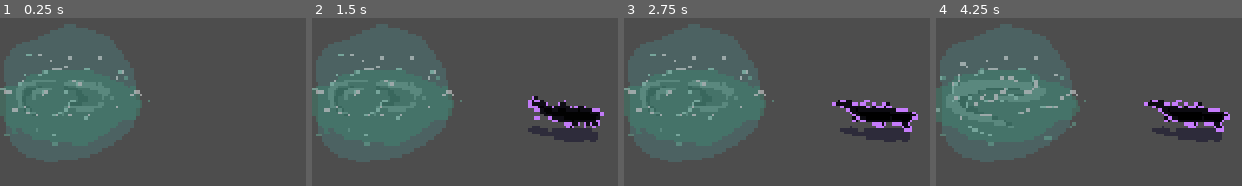
Above: before the commit, frames 1-4 (left to right).
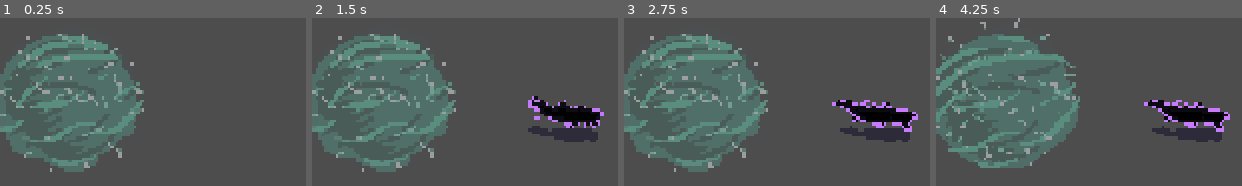
Above: after the commit, the same moments.

Repository: alifeee/loop
Game: Godot game, scene res://scenes/test.tscn
The game is run twice, just before and just after one commit, with the same random seed, the same clock (stepped at 60 frames per second) and the same inputs. This scene is started directly instead of the project's main scene. The engine's default icon, where the game draws it, is replaced by a stand-in: a white triangle on a blue panel in a dark square.
Inputs (mouse positions are in pixels of both pictures, inside the frame that each line leads up to):
- Up to frame 1 (0.25 s): no input
- Up to frame 2 (1.5 s): move the mouse to (outside the picture) at 0.52 s; press the mouse at (outside the picture) at 0.53 s; move the mouse to (outside the picture) at 1.27 s; release the mouse at (outside the picture) at 1.28 s; click (outside the picture) at 1.35 s
- Up to frame 3 (2.75 s): move the mouse to (outside the picture) at 2.02 s; press the mouse at (outside the picture) at 2.03 s
- Up to frame 4 (4.25 s): move the mouse to (outside the picture) at 2.77 s; release the mouse at (outside the picture) at 2.78 s; click (outside the picture) at 2.85 s; move the mouse to (outside the picture) at 3.52 s; press the mouse at (outside the picture) at 3.53 s

The runs differ from the first frame. In frame 1, 10% of the frame differs, in the area x 0-50%, y 9-92%; in frame 2, 10%; in frame 3, 10%; in frame 4, 13%, in the area x 0-50%, y 0-90%.

Commit message:
feat: loop

Diff:
--- a/scenes/loop.tscn
+++ b/scenes/loop.tscn
@@ -51,7 +51,7 @@
 autostart = true
 
 [node name="Polygon2D" type="Polygon2D" parent="."]
-color = Color(0.266667, 1, 1, 0.121569)
+color = Color(0.266667, 1, 1, 0.0156863)
 polygon = PackedVector2Array(-1, -51, 14, -48, 30, -42, 39, -31, 46, -21, 49, -9, 51, 8, 46, 25, 37, 32, 21, 42, 3, 47, -15, 48, -31, 43, -42, 32, -44, 21, -44, 4, -45, -10, -45, -26, -37, -36, -23, -41, -7, -48)
 
 [node name="CollisionShape2D" type="CollisionShape2D" parent="."]
Binary file changed: assets/animations/loop-effect/loop-damage.png
